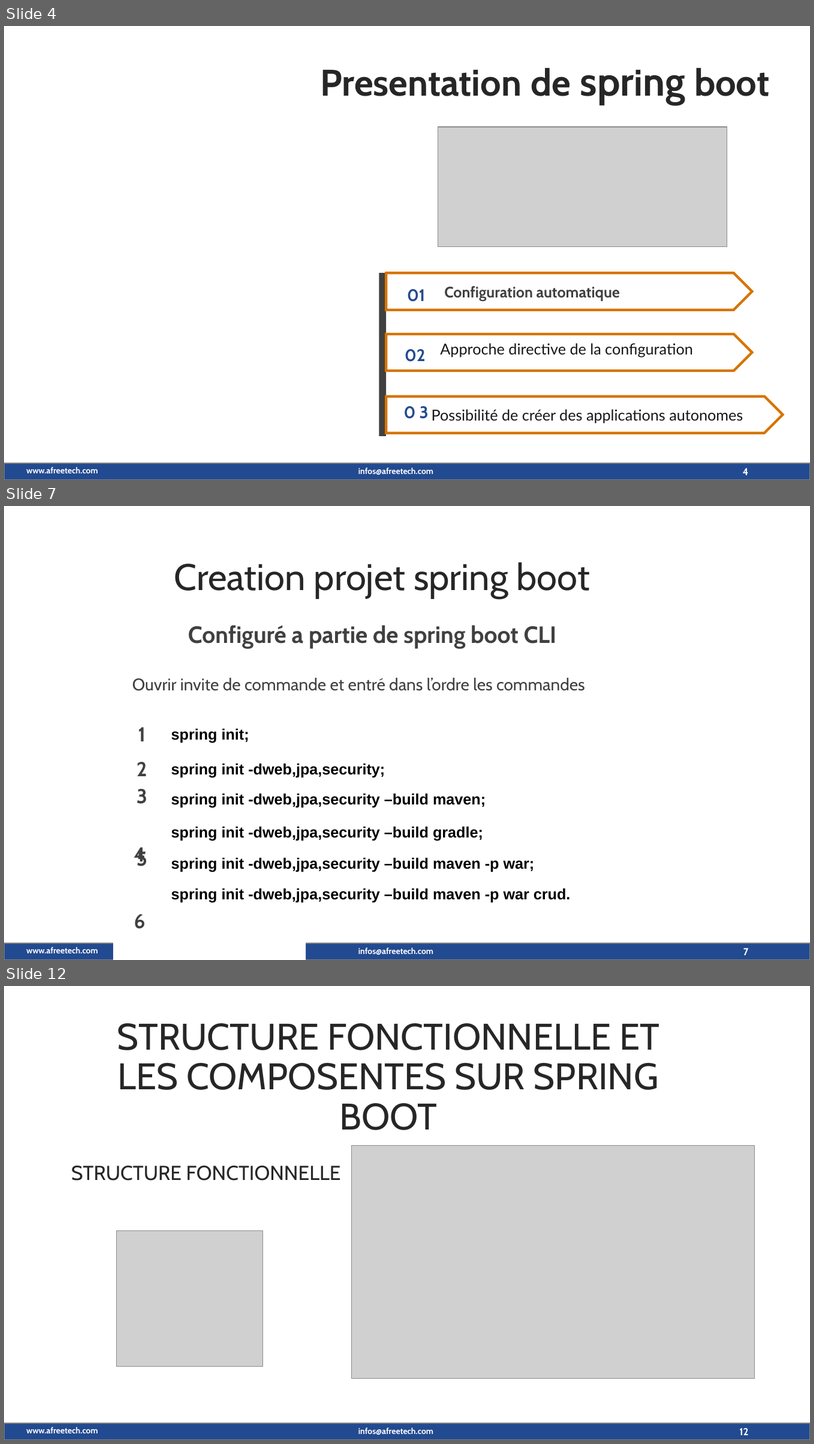
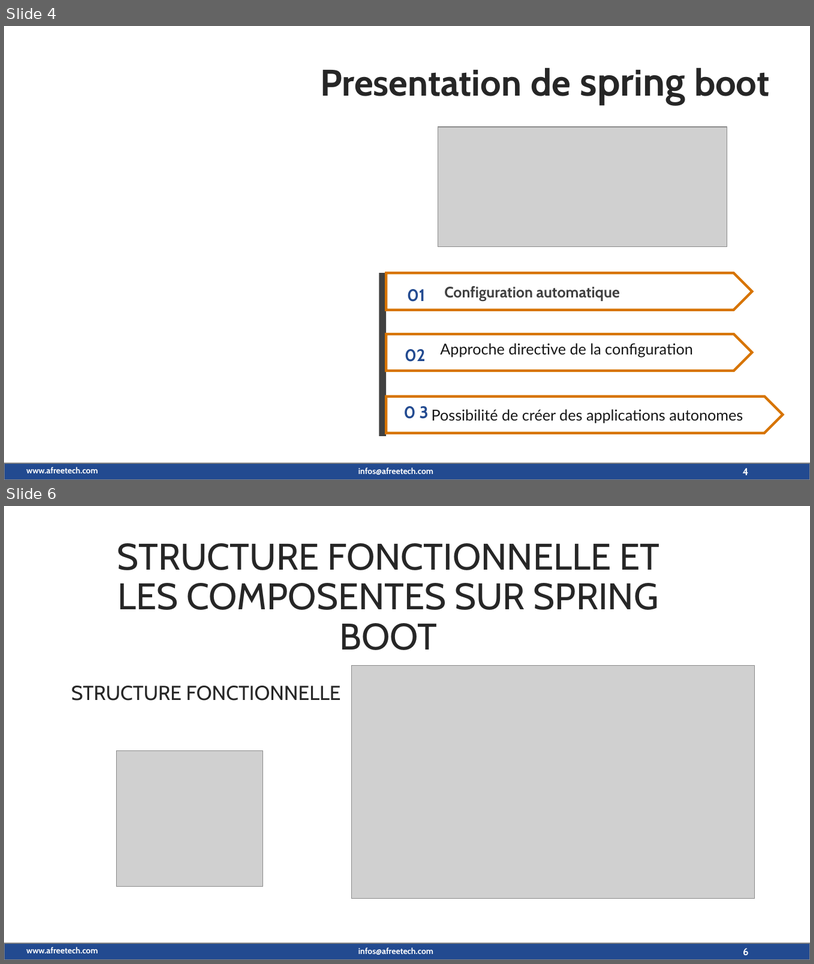
Before and after one commit to maximedorlin/maximedorlin, a slide deck: sprint boot.pptx. Shown one above the other, each under a label of ours: slides 4, 7 and 12 before the commit, slides 4 and 6 after it; the slides between them are not shown. The pictures are 814x1444 and 814x964 pixels, drawn with LibreOffice and Linux fonts; fonts in the diff are those of the drawing; grey boxes stand for pictures; background and template pictures are left out. Boxes give left, top, right and bottom in pixels: in the first picture for what was removed or moved away, otherwise in the second. Text is boxed around its words. In the diff, an @@ line names an element or a change of style, - is before the commit and + after.

```diff
--- a/sprint boot.pptx
+++ b/sprint boot.pptx
@@ slide 7 removed at (4,506,810,960), background picture (left out); not listed: 3 template elements that a slide beside it also shows @@
@@ text removed at (174,562,590,598) @@
-Creation projet spring boot
@@ text removed at (188,625,557,649) @@
-Configuré a partie de spring boot CLI
@@ text removed at (132,678,585,691) @@
-Ouvrir invite de commande et entré dans l’ordre les commandes
@@ text removed at (138,727,146,741) @@
-1
@@ text removed at (171,728,249,742) @@
-spring init;
@@ text removed at (137,762,147,776) @@
-2
@@ text removed at (171,763,385,777) @@
-spring init -dweb,jpa,security;
@@ text removed at (137,789,147,804) @@
-3
@@ text removed at (171,793,486,808) @@
-spring init -dweb,jpa,security –build maven;
@@ text removed at (171,826,483,841) @@
-spring init -dweb,jpa,security –build gradle;
@@ text removed at (134,847,146,866) @@
-4
@@ text removed at (137,849,147,866) @@
-5
@@ text removed at (171,857,535,871) @@
-spring init -dweb,jpa,security –build maven -p war;
@@ text removed at (171,888,571,902) @@
-spring init -dweb,jpa,security –build maven -p war crud.
@@ text removed at (134,913,146,928) @@
-6
@@ rectangle removed at (113,942,306,960) @@
@@ page number removed at (744,948,749,955) @@
-7
@@ what was slide 12 is now slide 6 @@
@@ page number at (743,948,749,955): text changed @@
-12
+6
```
Also in this commit, not shown: 8 slides changed, 3 slides added, 4 other slides removed.
